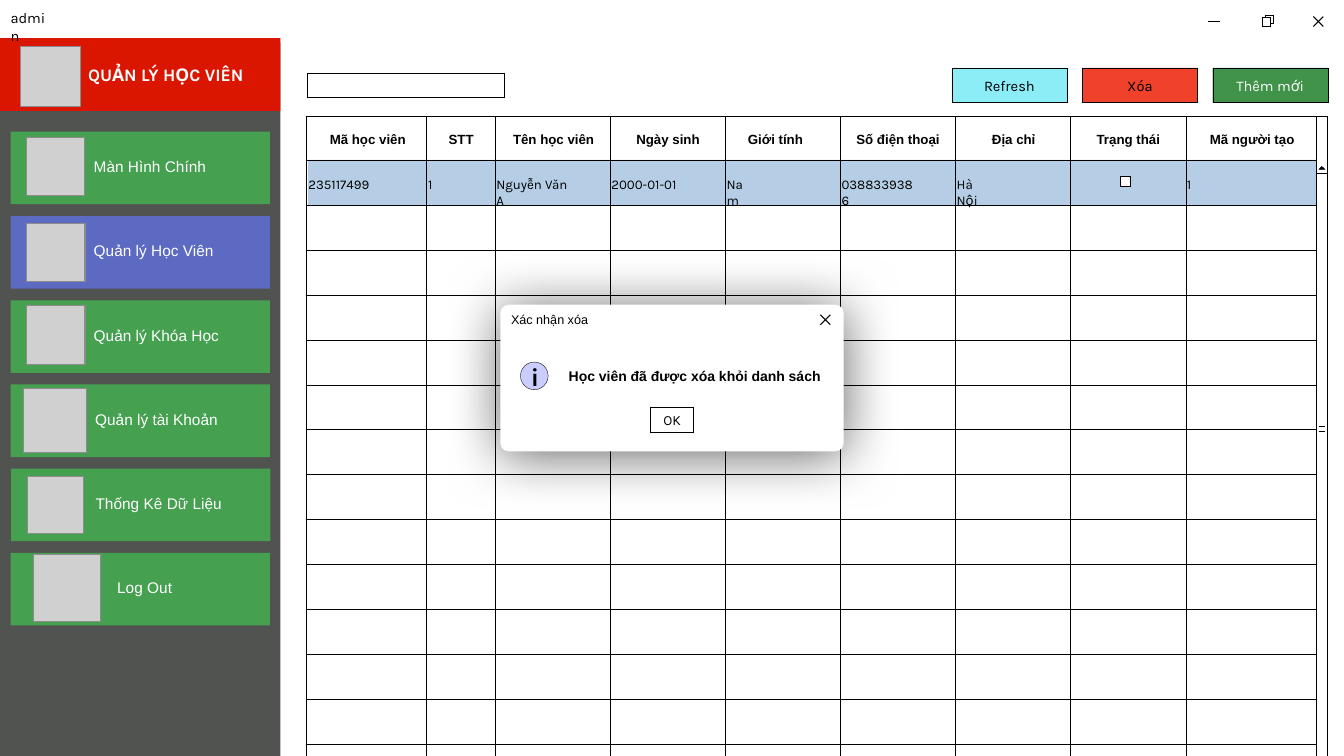
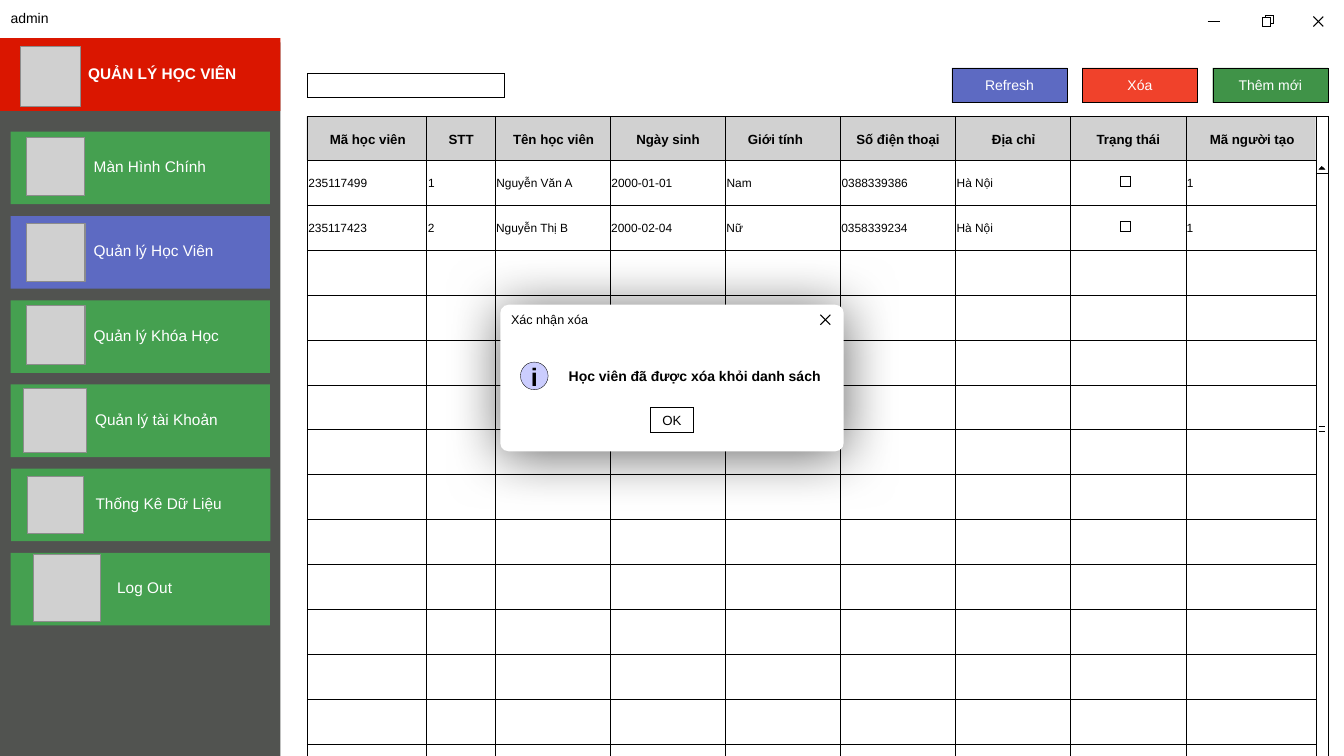
Before and after one commit to nthmaiii/QuanLySinhVien, a slide deck: slide 15 of Thiết kế giao diện.pptx (slide 11 before the commit). Drawn at 1344x756 pixels with LibreOffice and Linux fonts; fonts in the diff are those of the drawing; grey boxes stand for pictures; background and template pictures are left out. Boxes give left, top, right and bottom in pixels: in the first picture for what was removed or moved away, otherwise in the second. Text is boxed around its words. In the diff, an @@ line names an element or a change of style, - is before the commit and + after.

```diff
--- a/Thiết kế giao diện.pptx
+++ b/Thiết kế giao diện.pptx
@@ text "admin" at [11, 13, 49, 23]: size 10.5 to 10 pt, font Karla to Arial @@
@@ text "QUẢN LÝ HỌC VIÊN" at [88, 66, 236, 82]: size 12.5 to 11 pt, font Karla to Arial @@
@@ rectangle "Refresh" at [952, 68, 1067, 102]: size 10.5 to 10 pt, font Karla to Arial, text colour #000000 to #FFFFFF; fill #8DEDF7 to #5D6AC2 @@
@@ rectangle "Xóa" at [1083, 68, 1198, 102]: size 10.5 to 10 pt, font Karla to Arial, text colour #000000 to #FFFFFF @@
@@ rectangle "Thêm mới" at [1213, 68, 1328, 102]: size 10.5 to 10 pt, font Karla to Arial @@
@@ rectangle: place and size @@
-rectangle at [307, 160, 1316, 206]
+rectangle at [307, 116, 1316, 160]
@@ rectangle at [307, 116, 1316, 160]: fill #B5CEE6 to #D1D1D1; outline #FFFFFF 0.25 pt to none @@
@@ size 9.5 to 8.5 pt, font Karla to Arial in 8 elements at [496, 178, 573, 190], [428, 178, 435, 187], [1187, 179, 1194, 187], [957, 178, 993, 189], [842, 178, 908, 187], [611, 178, 672, 187], [308, 178, 367, 187], [727, 178, 752, 187] @@
@@ text added at [308, 223, 367, 232], 8.5 pt, text #000000 @@
+235117423
@@ text added at [428, 223, 435, 232], 8.5 pt, text #000000 @@
+2
@@ text added at [496, 223, 568, 235], 8.5 pt, text #000000 @@
+Nguyễn Thị B
@@ text added at [611, 223, 672, 232], 8.5 pt, text #000000 @@
+2000-02-04
@@ text added at [726, 223, 743, 232], 8.5 pt, text #000000 @@
+Nữ
@@ text added at [841, 223, 907, 232], 8.5 pt, text #000000 @@
+0358339234
@@ text added at [957, 223, 993, 234], 8.5 pt, text #000000 @@
+Hà Nội
@@ rectangle added at [1120, 221, 1130, 231], fill #FFFFFF, outline #000000 0.1 pt @@
@@ text added at [1187, 224, 1194, 232], 8.5 pt, text #000000 @@
+1
@@ rectangle "OK" at [650, 407, 694, 433]: size 10 to 9.5 pt, font Karla to Arial @@
```
Also in this commit, not shown: 21 other slides changed, 17 slides added.
